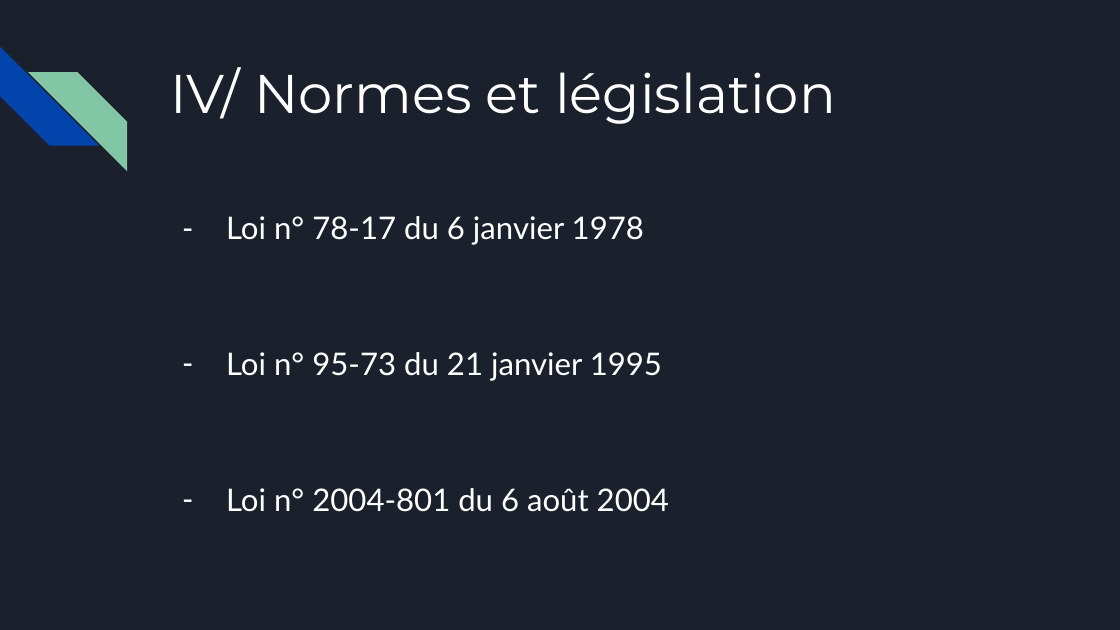
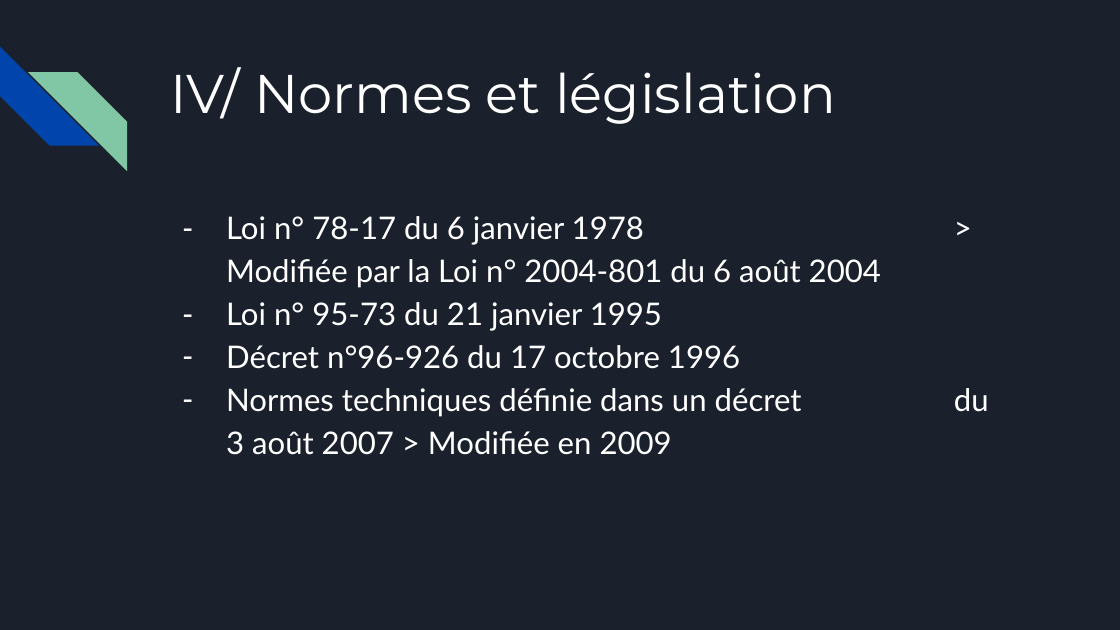
Before and after one commit to institut-galilee/FOS, a slide deck: slide 7 of doc/IoT Slide.pptx. Drawn at 1120x630 pixels with LibreOffice and Linux fonts; fonts in the diff are those of the drawing. Boxes give left, top, right and bottom in pixels: in the first picture for what was removed or moved away, otherwise in the second. Text is boxed around its words. In the diff, an @@ line names an element or a change of style, - is before the commit and + after.

Commit message:
Presentation slide

```diff
--- a/doc/IoT Slide.pptx
+++ b/doc/IoT Slide.pptx
@@ text at bbox=[226, 216, 881, 288]: text changed @@
-– Loi n° 78-17 du 6 janvier 1978
+– Loi n° 78-17 du 6 janvier 1978 > Modifiée par la Loi n° 2004-801 du 6 août 2004
@@ text at bbox=[226, 302, 662, 331]: less space between paragraphs @@
@@ text at bbox=[226, 345, 802, 455]: text changed @@
-– Loi n° 2004-801 du 6 août 2004
+– Décret n°96-926 du 17 octobre 1996
+– Normes techniques définie dans un décret du 3 août 2007 > Modifiée en 2009
```
Also in this commit, not shown: 1 other file.
